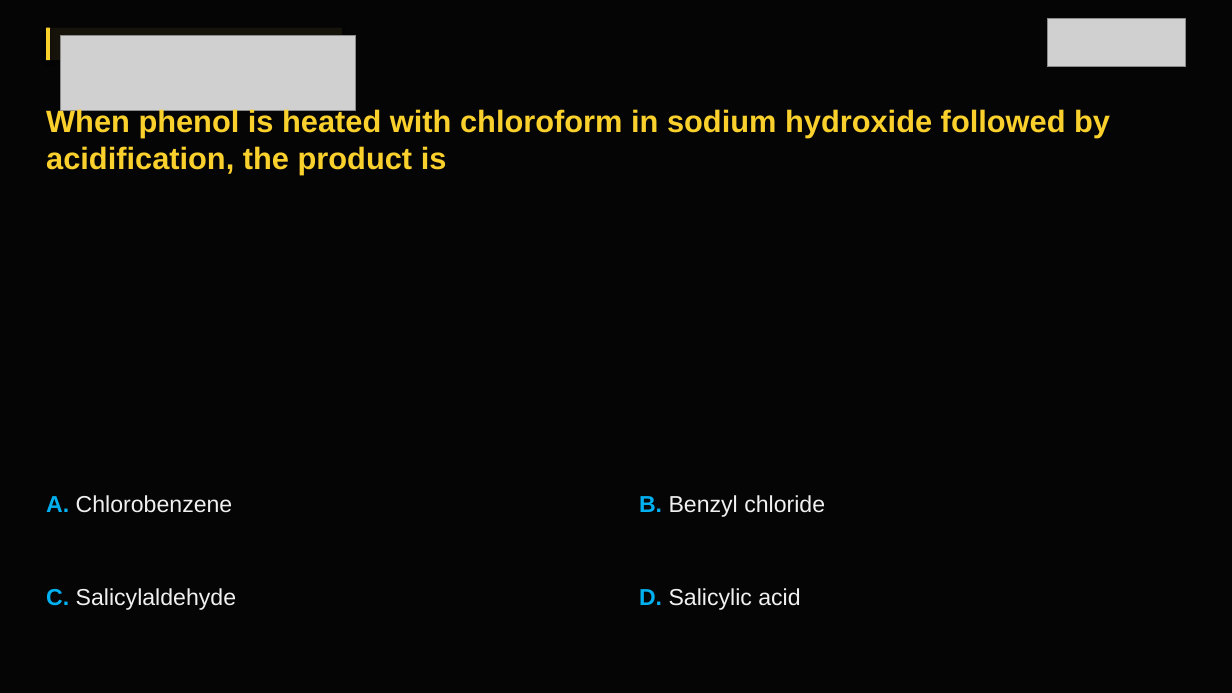
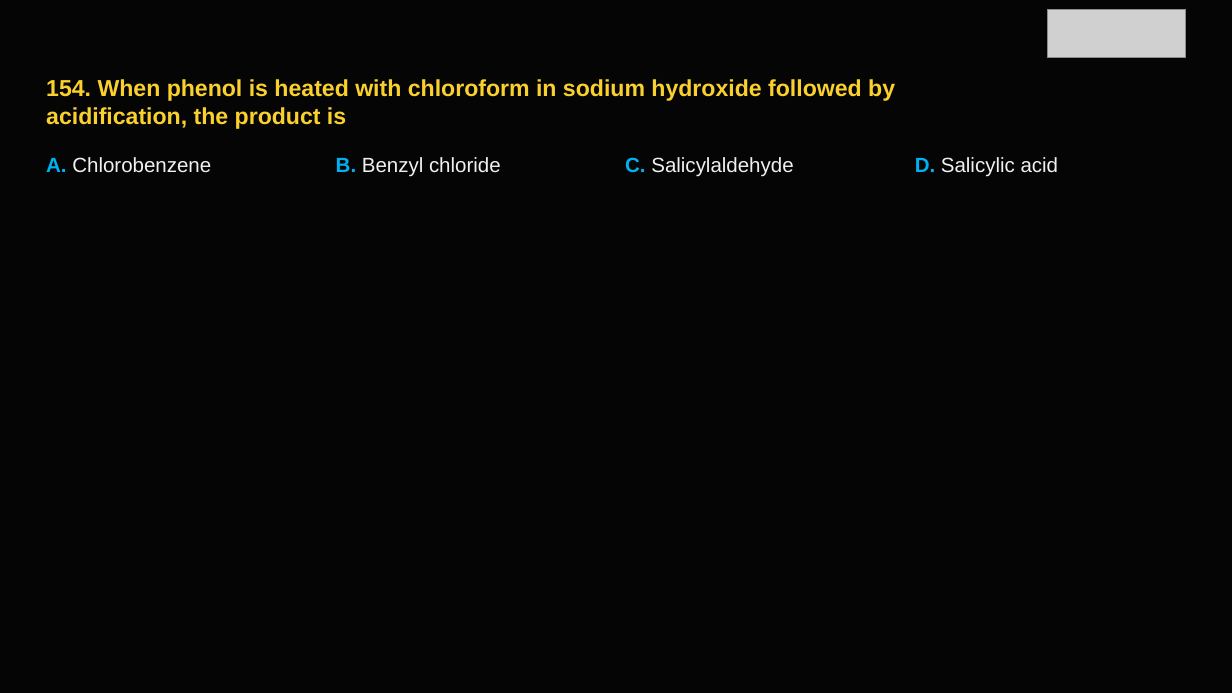
Before and after one commit to lekhan-03/PDFtoSLIDES, a slide deck: slide 156 of data/outputs/chemistry_v4.pptx (slide 161 before the commit). Drawn at 1232x693 pixels with LibreOffice and Linux fonts; fonts in the diff are those of the drawing; grey boxes stand for pictures. Boxes give left, top, right and bottom in pixels: in the first picture for what was removed or moved away, otherwise in the second. Text is boxed around its words. In the diff, an @@ line names an element or a change of style, - is before the commit and + after.

```diff
--- a/data/outputs/chemistry_v4.pptx
+++ b/data/outputs/chemistry_v4.pptx
@@ rectangle removed at [46, 28, 342, 60] @@
@@ rectangle removed at [46, 28, 50, 60] @@
@@ picture: place and size @@
-picture at [1047, 18, 1186, 67]
+picture at [1047, 9, 1186, 57]
@@ picture removed at [60, 35, 356, 110] @@
@@ text at [46, 79, 895, 129]: text changed; size 24 to 18 pt @@
-When phenol is heated with chloroform in sodium hydroxide followed by acidification, the product is
+154. When phenol is heated with chloroform in sodium hydroxide followed by
+acidification, the product is
@@ text "A. Chlorobenzene": place and size @@
-text "A. Chlorobenzene" at [46, 495, 233, 513]
+text "A. Chlorobenzene" at [46, 157, 211, 173]
@@ text "B. Benzyl chloride": place and size @@
-text "B. Benzyl chloride" at [639, 495, 825, 517]
+text "B. Benzyl chloride" at [336, 157, 501, 177]
@@ text "C. Salicylaldehyde": place and size @@
-text "C. Salicylaldehyde" at [46, 588, 236, 610]
+text "C. Salicylaldehyde" at [625, 157, 793, 177]
@@ size 18 to 16 pt in 4 elements at [46, 157, 211, 173], [336, 157, 501, 177], [625, 157, 793, 177], [915, 157, 1059, 177] @@
@@ text "D. Salicylic acid": place and size @@
-text "D. Salicylic acid" at [639, 588, 800, 610]
+text "D. Salicylic acid" at [915, 157, 1059, 177]
```
Also in this commit, not shown: 165 other slides changed, 40 slides added, 38 slides removed, 13 other files.
